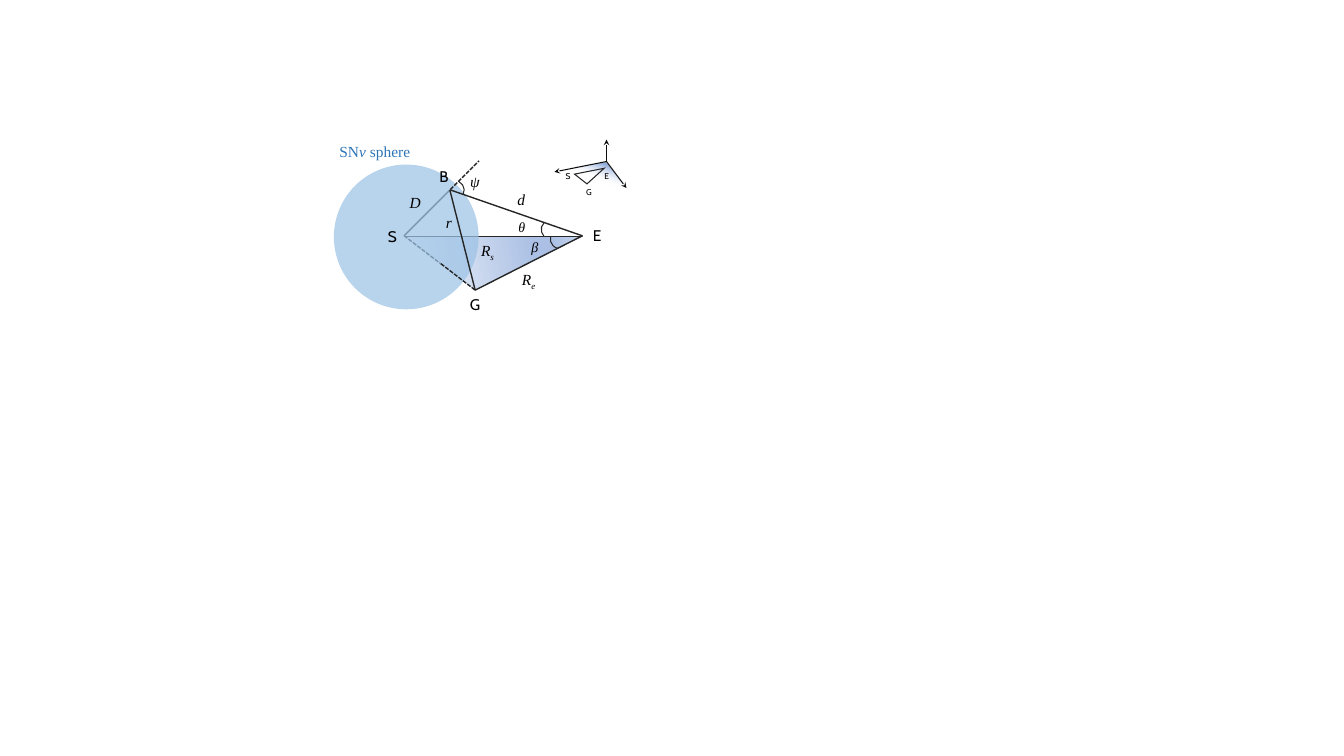
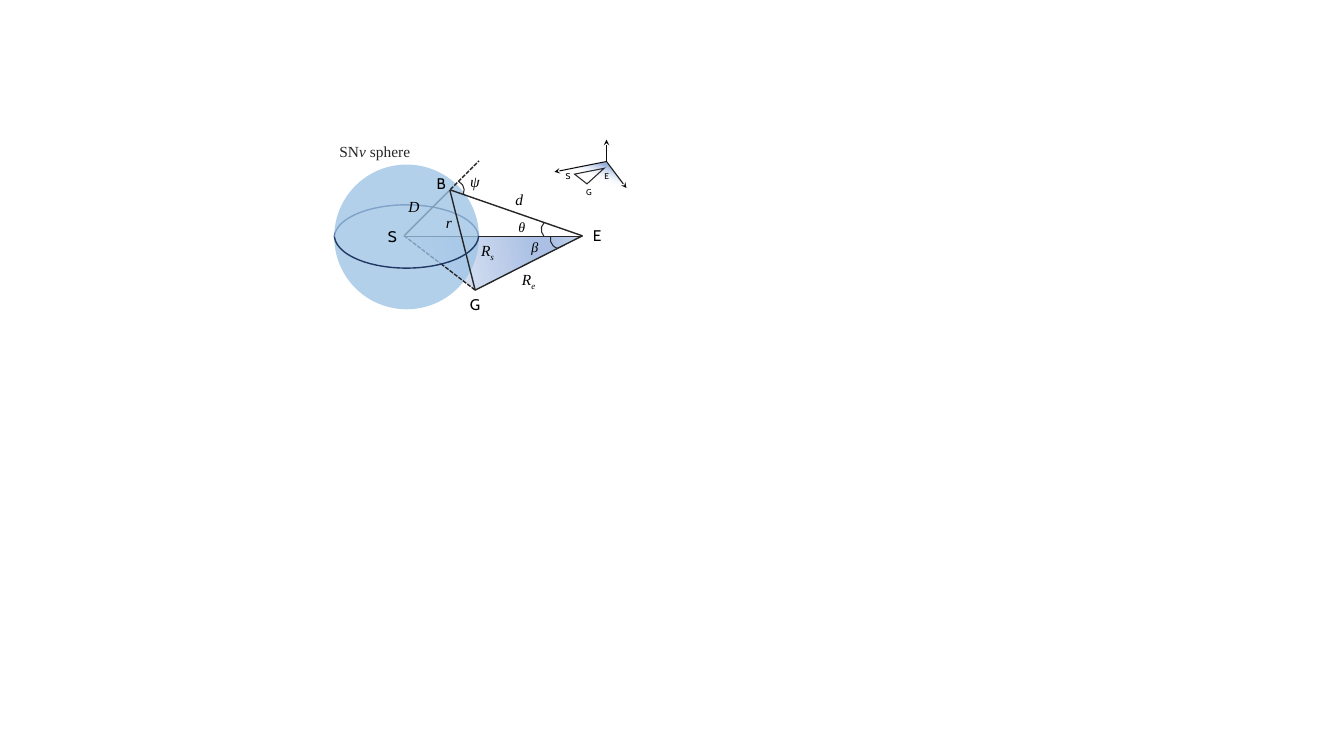
Before and after one commit to yenhsunlin/SNnuBDM2, a slide deck: slide 3 of doc/scheme.pptx. Drawn at 1344x756 pixels with LibreOffice and Linux fonts; fonts in the diff are those of the drawing. Boxes give left, top, right and bottom in pixels: in the first picture for what was removed or moved away, otherwise in the second. Text is boxed around its words. In the diff, an @@ line names an element or a change of style, - is before the commit and + after.

```diff
--- a/doc/scheme.pptx
+++ b/doc/scheme.pptx
@@ text "SNν sphere" at bbox=[339, 146, 410, 161]: text colour #2E75B6 to #262626 @@
@@ ellipse at bbox=[335, 164, 480, 310]: fill #9DC3E6 at 72% opacity to #9DC3E6 at 77% opacity @@
@@ text "B": place and size @@
-text "B" at bbox=[439, 168, 448, 182]
+text "B" at bbox=[437, 175, 446, 189]
@@ arc (boxed as its full ellipse) added at bbox=[335, 205, 479, 270], outline #203864 1 pt @@
@@ arc (boxed as its full ellipse) added at bbox=[335, 203, 479, 268], outline #203864 1 pt @@
@@ text "D": place and size @@
-text "D" at bbox=[410, 198, 421, 208]
+text "D" at bbox=[408, 202, 419, 212]
```
Also in this commit, not shown: 3 other files.
